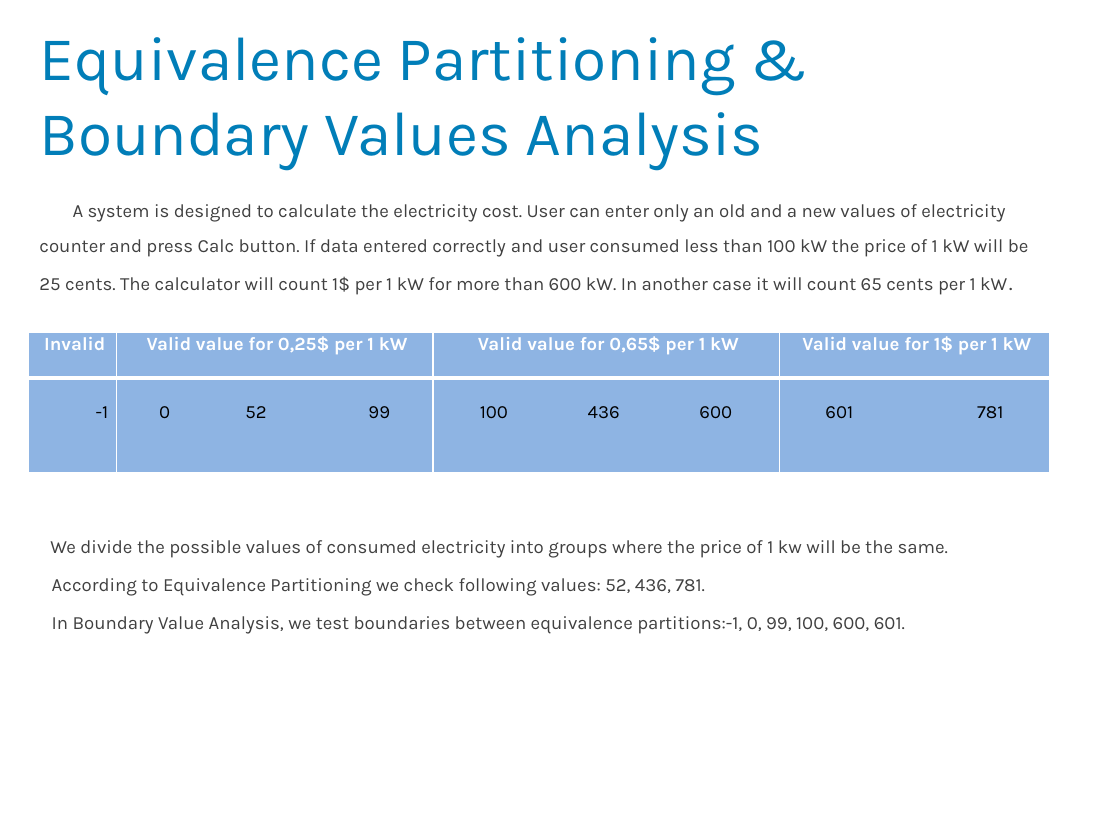
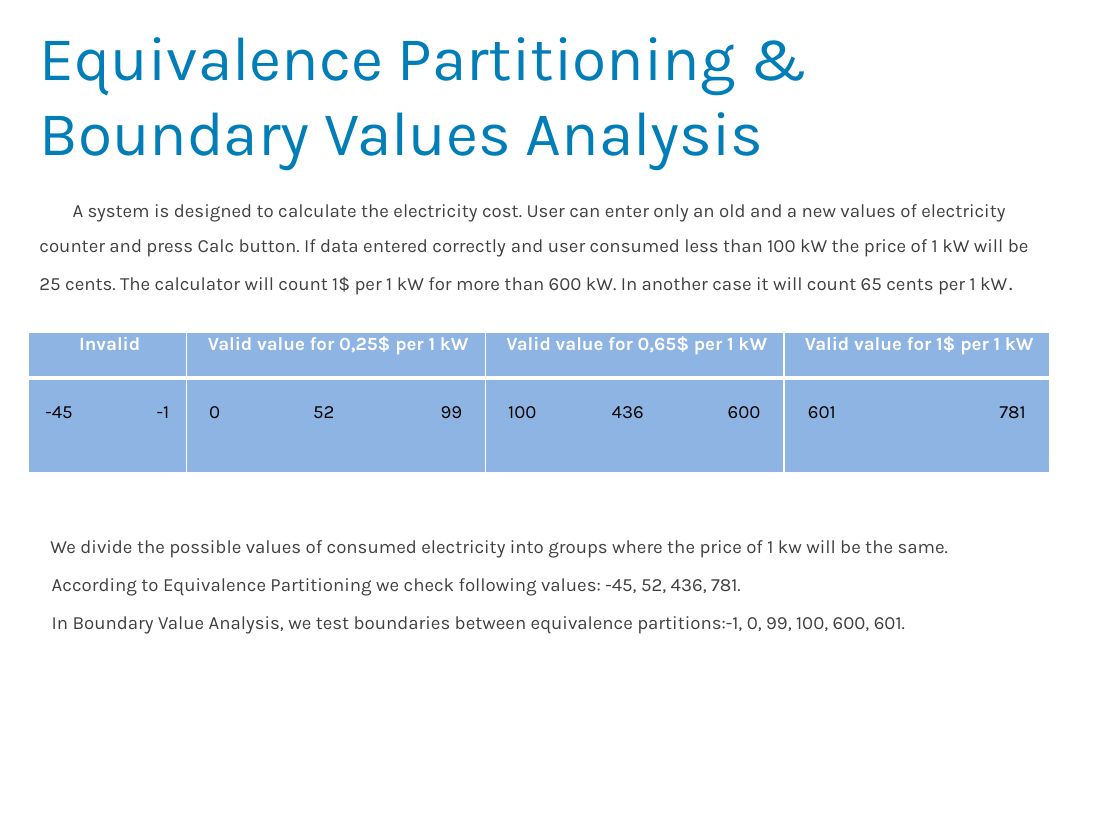
Before and after one commit to ttp-if/mqc, a slide deck: slide 3 of Mariia Kryzhalko/HW5.pptx. Drawn at 1120x840 pixels with LibreOffice and Linux fonts; fonts in the diff are those of the drawing; background and template pictures are left out. Boxes give left, top, right and bottom in pixels: in the first picture for what was removed or moved away, otherwise in the second. Text is boxed around its words. In the diff, an @@ line names an element or a change of style, - is before the commit and + after.

Commit message:
modified HW5

```diff
--- a/Mariia Kryzhalko/HW5.pptx
+++ b/Mariia Kryzhalko/HW5.pptx
@@ table at (28,333,1051,595) @@
-row 2, column 1: -1
+row 2, column 1: -45 -1
@@ text at (52,578,707,596): text changed @@
-According to Equivalence Partitioning we check following values: 52, 436, 781.
+According to Equivalence Partitioning we check following values: -45, 52, 436, 781.
```
Also in this commit, not shown: 1 slide added.
